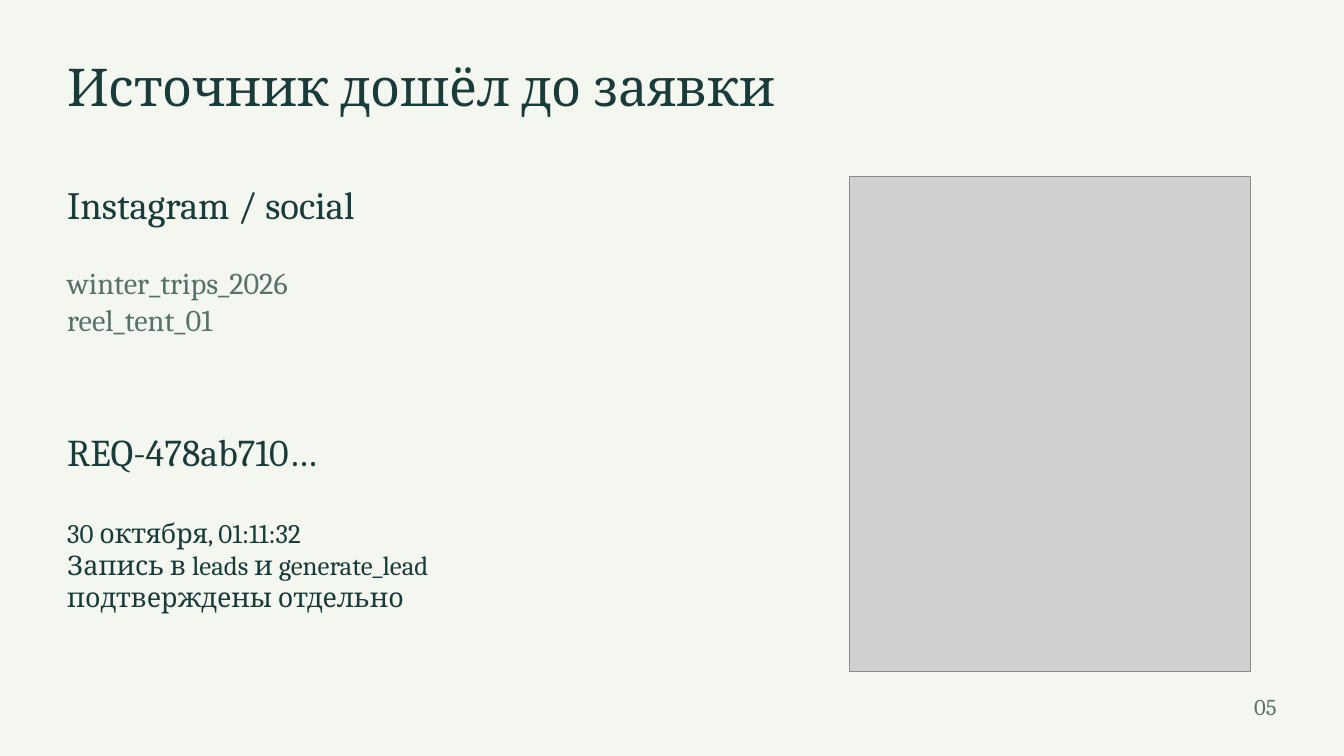
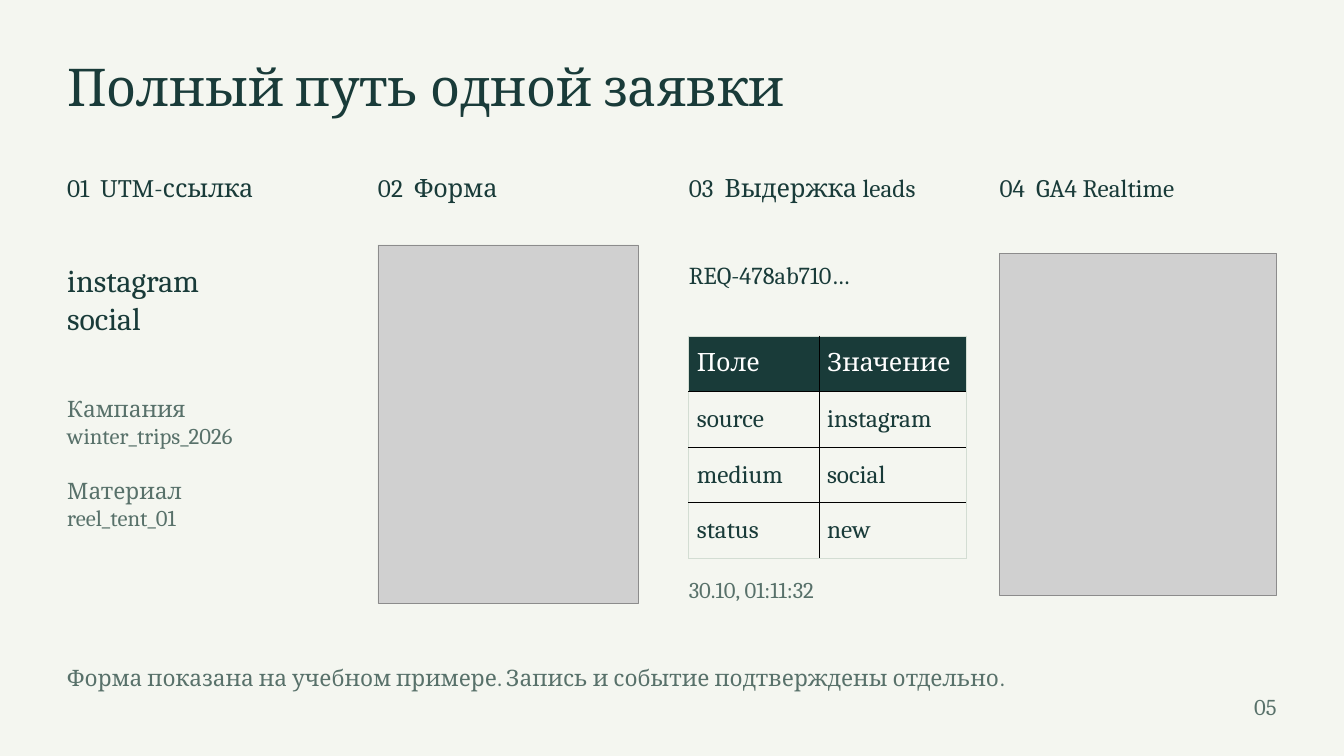
Before and after one commit to Resolushh/tz-11-turklub-tropa, a slide deck: slide 5 of presentation/zashchita.pptx. Drawn at 1344x756 pixels with LibreOffice and Linux fonts; fonts in the diff are those of the drawing; grey boxes stand for pictures. Boxes give left, top, right and bottom in pixels: in the first picture for what was removed or moved away, otherwise in the second. Text is boxed around its words. In the diff, an @@ line names an element or a change of style, - is before the commit and + after.

Commit message:
presentation: добавить наглядный путь заявки и подробности проекта

```diff
--- a/presentation/zashchita.pptx
+++ b/presentation/zashchita.pptx
@@ text at bbox=[67, 67, 785, 119]: text changed @@
-Источник дошёл до заявки
+Полный путь одной заявки
@@ text added at bbox=[378, 179, 497, 203], 22.5 pt, text #193B39 @@
+02 Форма
@@ text added at bbox=[689, 179, 916, 203], 22.5 pt, text #193B39 @@
+03 Выдержка leads
@@ text added at bbox=[1000, 179, 1175, 198], 22.5 pt, text #193B39 @@
+04 GA4 Realtime
@@ text added at bbox=[67, 180, 253, 198], 22.5 pt, text #193B39 @@
+01 UTM-ссылка
@@ picture added at bbox=[378, 245, 639, 604] @@
@@ text "REQ-478ab710…": place and size @@
-text "REQ-478ab710…" at bbox=[67, 439, 317, 473]
+text "REQ-478ab710…" at bbox=[689, 267, 850, 288]
@@ text "REQ-478ab710…" at bbox=[689, 267, 850, 288]: size 33.8 to 21.8 pt @@
@@ picture: place and size @@
-picture at bbox=[849, 177, 1250, 672]
+picture at bbox=[1000, 253, 1277, 595]
@@ text at bbox=[67, 270, 199, 331]: text changed; size 34.5 to 28.5 pt @@
-Instagram / social
+instagram
+social
@@ table added at bbox=[689, 336, 965, 559], 4 rows, 2 columns @@
+Поле | Значение
+source | instagram
+medium | social
+status | new
@@ text at bbox=[67, 401, 185, 417]: paragraph added @@
+Кампания
@@ text "Кампания": place and size @@
-text "Кампания" at bbox=[67, 273, 288, 335]
+text "Кампания" at bbox=[67, 401, 232, 529]
@@ text at bbox=[67, 429, 232, 529]: size 27 to 20.2 pt in "winter_trips_2026", "reel_tent_01" @@
@@ text at bbox=[67, 483, 182, 505]: paragraph added @@
+Материал
@@ text removed at bbox=[67, 522, 429, 614] @@
-30 октября, 01:11:32
-Запись в leads и generate_lead
-подтверждены отдельно
@@ text added at bbox=[689, 583, 814, 601], 20.2 pt, text #58716A @@
+30.10, 01:11:32
@@ text added at bbox=[67, 669, 999, 692], 20.2 pt, text #58716A @@
+Форма показана на учебном примере. Запись и событие подтверждены отдельно.
```
Also in this commit, not shown: 5 other slides changed, 5 slides added, 5 slides removed, 4 other files.
